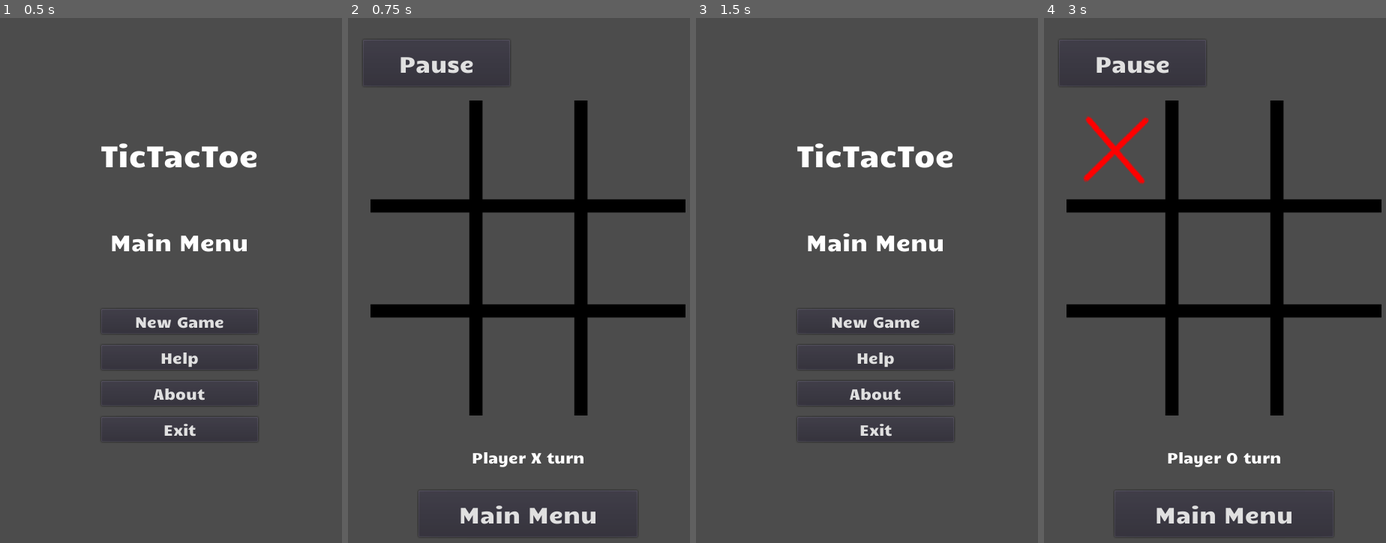
Above: before the commit, frames 1-4 (left to right).
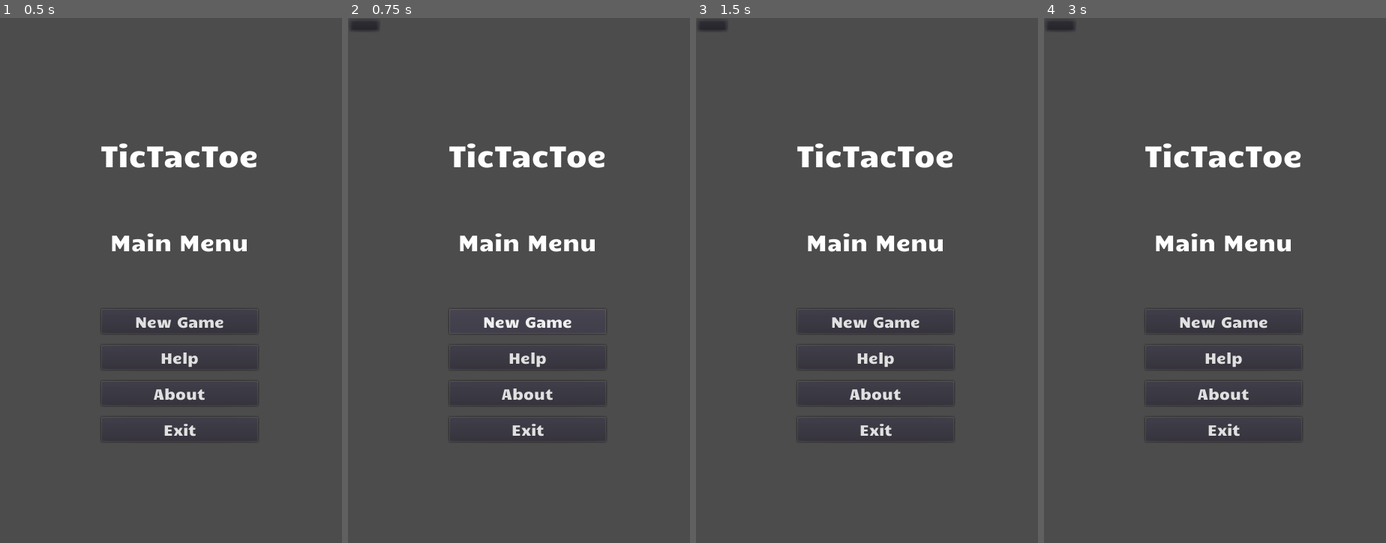
Above: after the commit, the same moments.

Repository: edd34/TicTacToe_Godot
Game: Godot game, scene res://Scenes/MainMenu.tscn
Two runs of this game, one before a commit and one after it. Both use one fixed random seed, a clock stepped at 60 frames per second and the inputs below.
Inputs (mouse positions are in pixels of both pictures, inside the frame that each line leads up to):
- Up to frame 1 (0.5 s): no input
- Up to frame 2 (0.75 s): click "New Game" at 0.5 s
- Up to frame 3 (1.5 s): click (877, 511) at 1.25 s, where only the run before the commit has a clickable "Main Menu"
- Up to frame 4 (3 s): click "New Game" at 2 s; click (1115, 149) at 2.77 s

Frame 1 is identical in both runs. In frame 2, 13% of the frame differs, in the area x 0-99%, y 0-99%; in frame 3, 0.1%; in frame 4, 13%.

Commit message:
Display a popup menu when pressing new game button

Diff:
--- a/Scenes/MainMenu.tscn
+++ b/Scenes/MainMenu.tscn
@@ -279,6 +279,46 @@
 script = ExtResource( 5 )
 _sections_unfolded = [ "Focus", "custom_fonts" ]
 
+[node name="Popup" type="Popup" parent="MarginContainer/CenterContainer/MainScreen/MainMenu" index="4"]
+
+visible = false
+anchor_left = 0.0
+anchor_top = 0.0
+anchor_right = 0.0
+anchor_bottom = 0.0
+margin_top = 192.0
+margin_right = 209.0
+margin_bottom = 192.0
+rect_pivot_offset = Vector2( 0, 0 )
+rect_clip_content = false
+mouse_filter = 0
+mouse_default_cursor_shape = 0
+size_flags_horizontal = 1
+size_flags_vertical = 1
+popup_exclusive = true
+_sections_unfolded = [ "Popup" ]
+
+[node name="PopupMenu" type="PopupMenu" parent="MarginContainer/CenterContainer/MainScreen/MainMenu/Popup" index="0"]
+
+visible = false
+anchor_left = 0.0
+anchor_top = 0.0
+anchor_right = 0.0
+anchor_bottom = 0.0
+margin_right = 20.0
+margin_bottom = 20.0
+rect_pivot_offset = Vector2( 0, 0 )
+rect_clip_content = false
+focus_mode = 2
+mouse_filter = 0
+mouse_default_cursor_shape = 0
+size_flags_horizontal = 1
+size_flags_vertical = 1
+popup_exclusive = true
+items = [  ]
+hide_on_state_item_selection = false
+_sections_unfolded = [ "Popup" ]
+
 [connection signal="pressed" from="MarginContainer/CenterContainer/MainScreen/MainMenu/NewGameButton" to="MarginContainer/CenterContainer/MainScreen/MainMenu/NewGameButton" method="_on_NewGameButton_pressed"]
 
 [connection signal="pressed" from="MarginContainer/CenterContainer/MainScreen/MainMenu/Help" to="MarginContainer/CenterContainer/MainScreen/MainMenu/Help" method="_on_Help_pressed"]
--- a/Scripts/Menu/NewGameButton.gd
+++ b/Scripts/Menu/NewGameButton.gd
@@ -16,5 +16,7 @@
 
 
 func _on_NewGameButton_pressed():
-	get_node("/root/global").goto_scene("res://Scenes/Play.tscn")
+	##get_node("/root/global").goto_scene("res://Scenes/Play.tscn")
+	get_node("../Popup").popup()
+	get_node("../Popup/PopupMenu").popup()
 	pass # replace with function body
